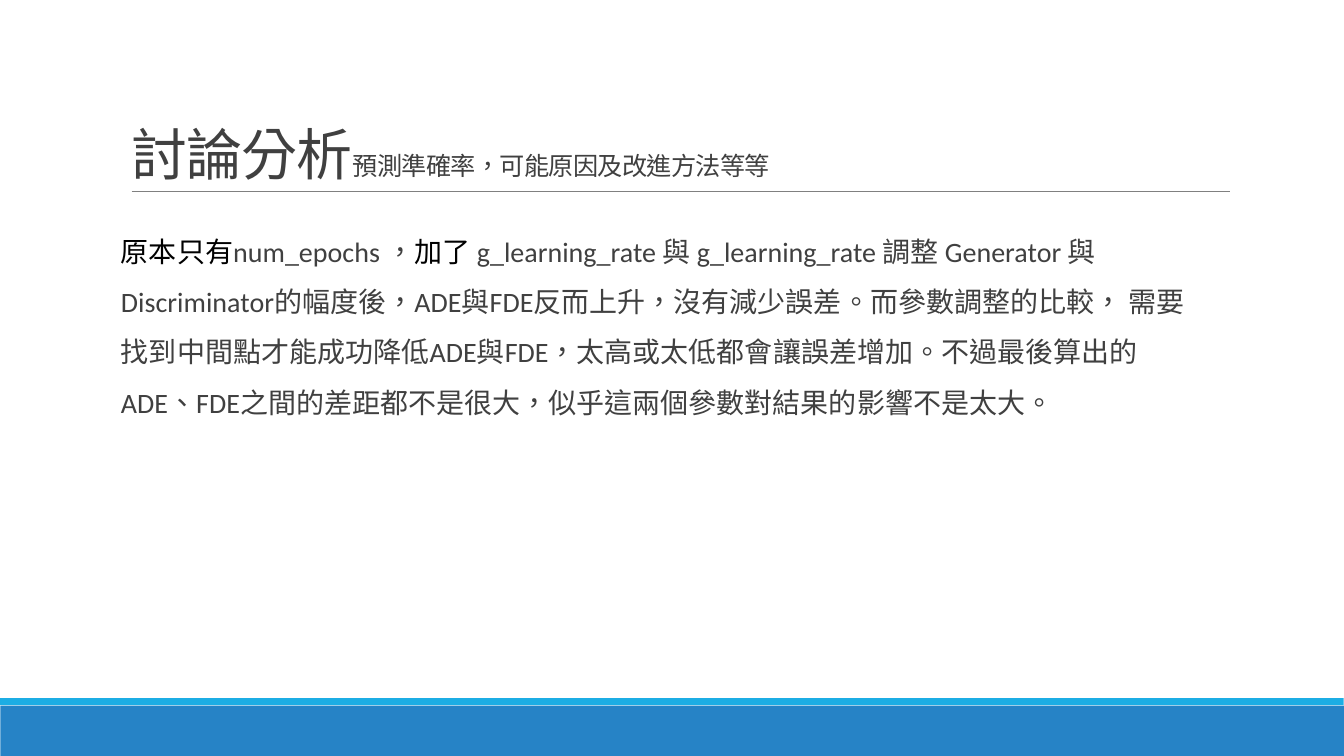
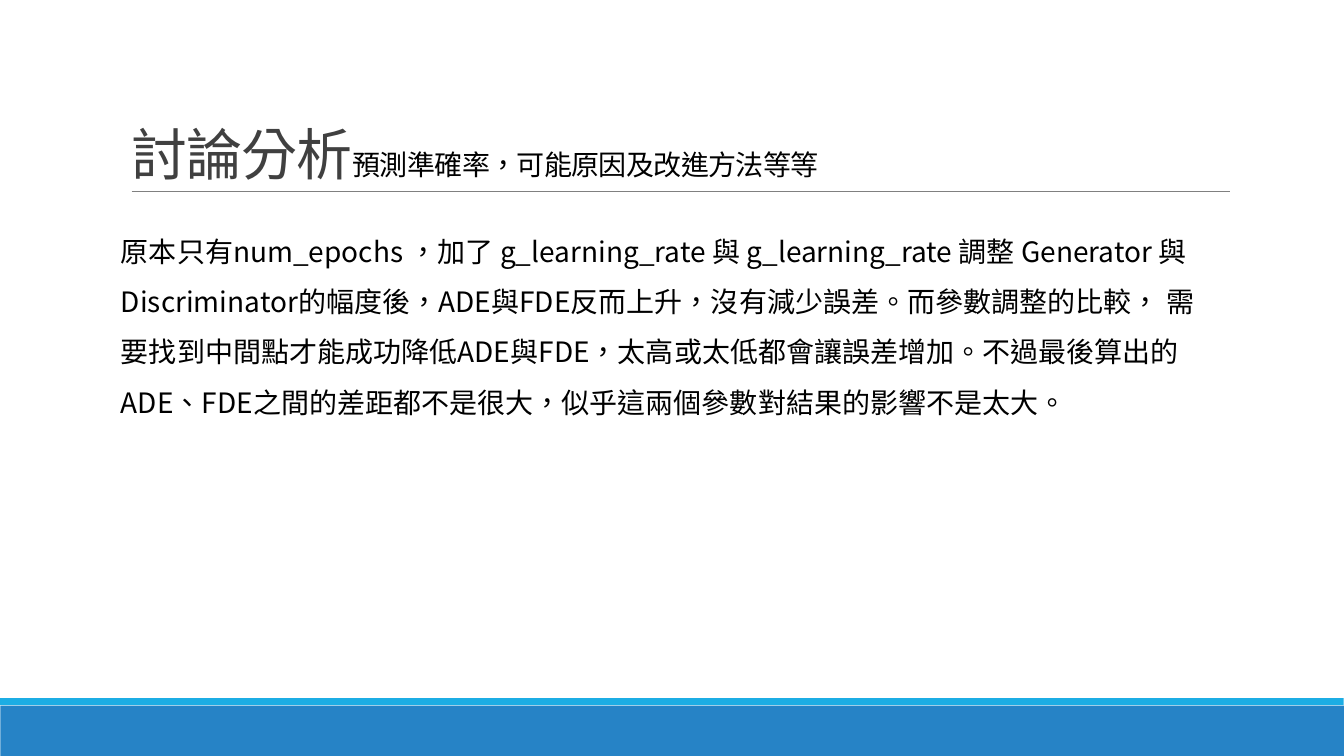
Before and after one commit to lohsuan/Multimedia-Tech, a slide deck: slide 4 of Project10_第三組_小組報告/Project10_第三組_小組報告.pptx. Drawn at 1344x756 pixels with LibreOffice and Linux fonts; fonts in the diff are those of the drawing. Boxes give left, top, right and bottom in pixels: in the first picture for what was removed or moved away, otherwise in the second. Text is boxed around its words. In the diff, an @@ line names an element or a change of style, - is before the commit and + after.

```diff
--- a/Project10_第三組_小組報告/Project10_第三組_小組報告.pptx
+++ b/Project10_第三組_小組報告/Project10_第三組_小組報告.pptx
@@ title "討論分析預測準確率，可能原因及改進方法等等" at (x1=131, y1=128, x2=819, y2=180): size 18 to 20 pt, font Calibri to Noto Sans CJK SC, text colour #404040 to #000000 in "討論分析預測準確率，可能原因及改進方法等等" @@
@@ text "原本只有num_epochs ，加了 g_learning_rate 與 g_learning_rate ..." at (x1=121, y1=238, x2=1194, y2=416): font Calibri to Noto Sans CJK SC, text colour #404040 to #000000 @@
```
Also in this commit, not shown: 1 other slide changed, 1 other file.
